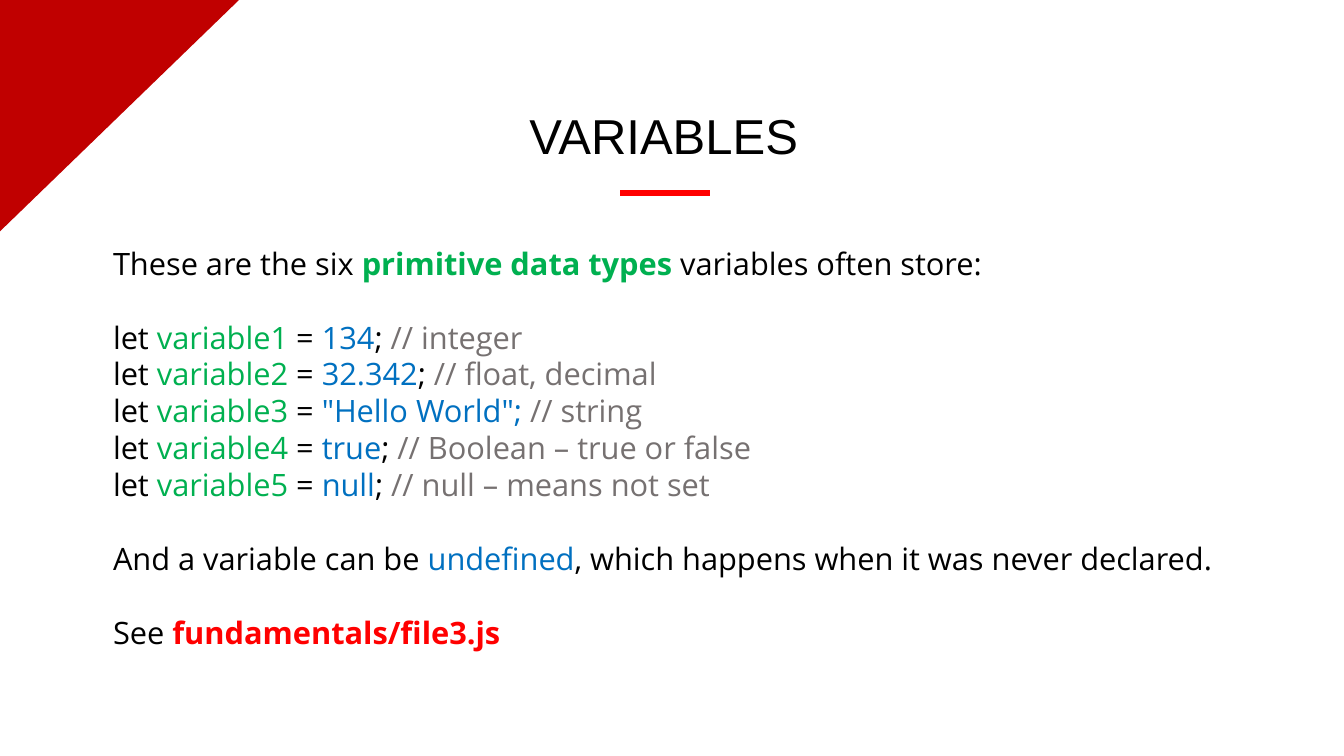
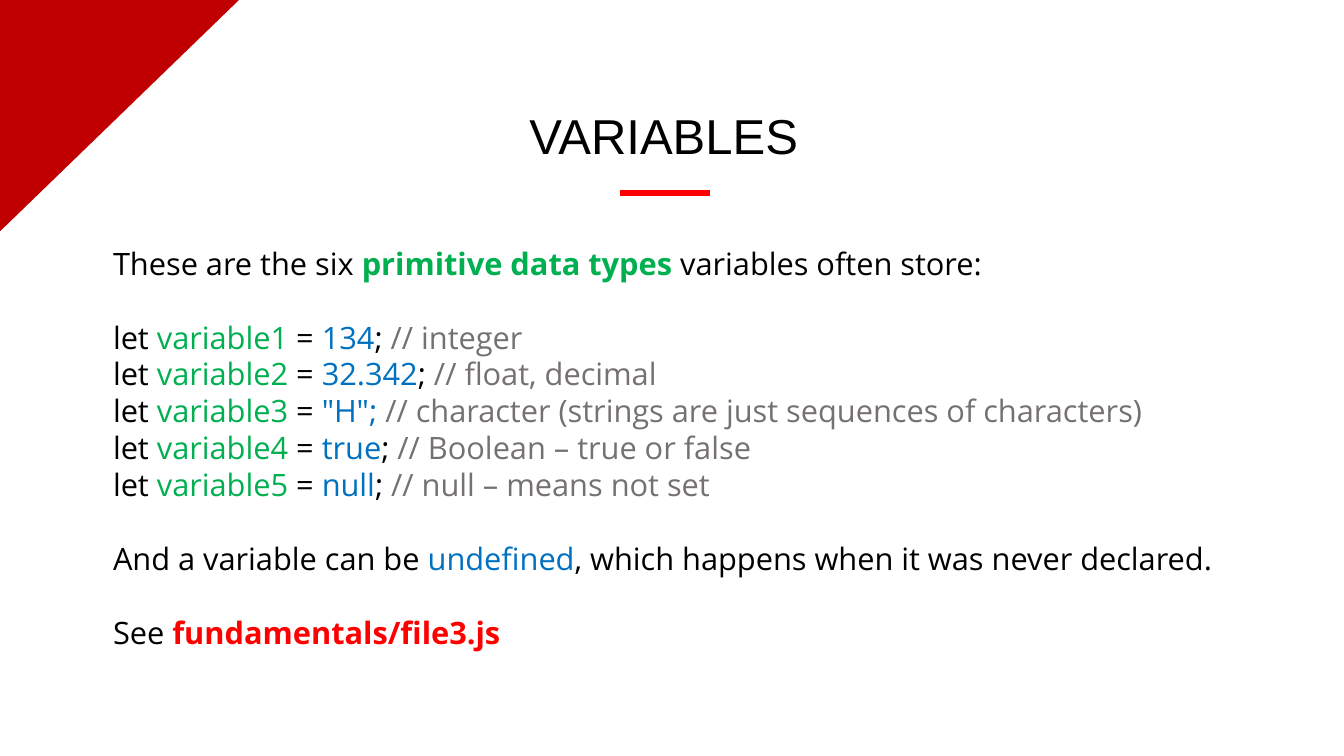
Before and after one commit to evermight/fullstack-training, a slide deck: slide 4 of crash-course/20230624-shell-js-python-php/fundamentals-of-coding.pptx. Drawn at 1344x756 pixels with LibreOffice and Linux fonts; fonts in the diff are those of the drawing; background and template pictures are left out. Boxes give left, top, right and bottom in pixels: in the first picture for what was removed or moved away, otherwise in the second. Text is boxed around its words. In the diff, an @@ line names an element or a change of style, - is before the commit and + after.

```diff
--- a/crash-course/20230624-shell-js-python-php/fundamentals-of-coding.pptx
+++ b/crash-course/20230624-shell-js-python-php/fundamentals-of-coding.pptx
@@ text at (113, 398, 1142, 430): text changed; text colour #0070C0 to #767171 @@
-let variable3 = "Hello World"; // string
+let variable3 = "H"; // character (strings are just sequences of characters)
```
Also in this commit, not shown: 4 other files.
